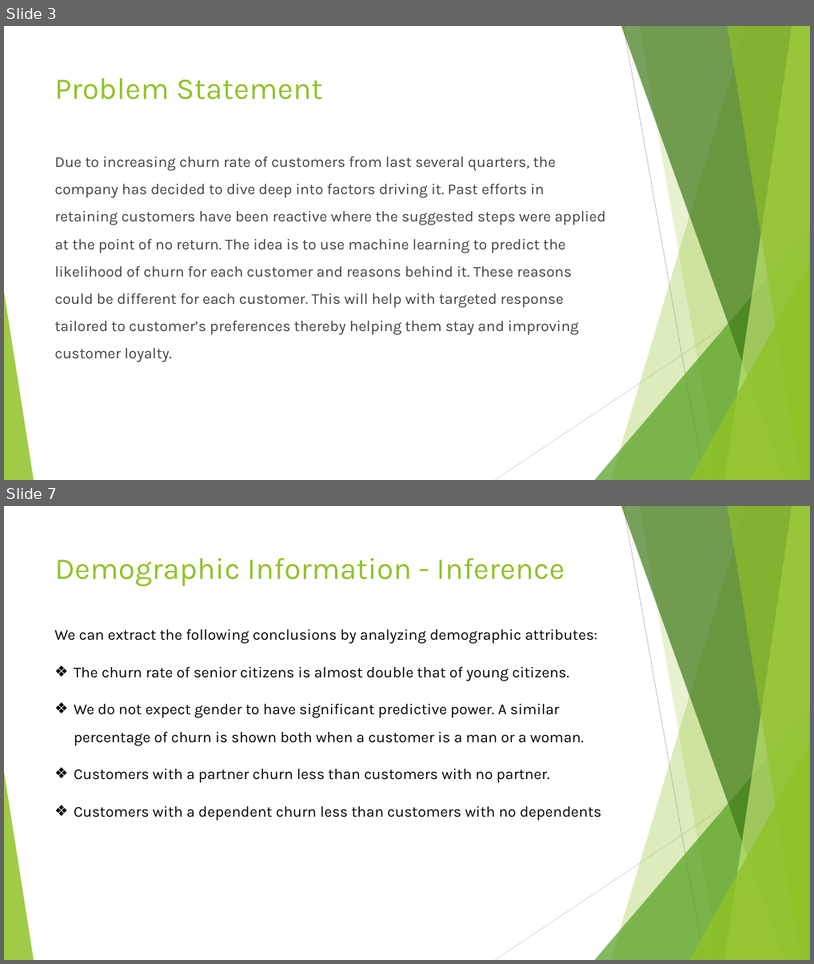
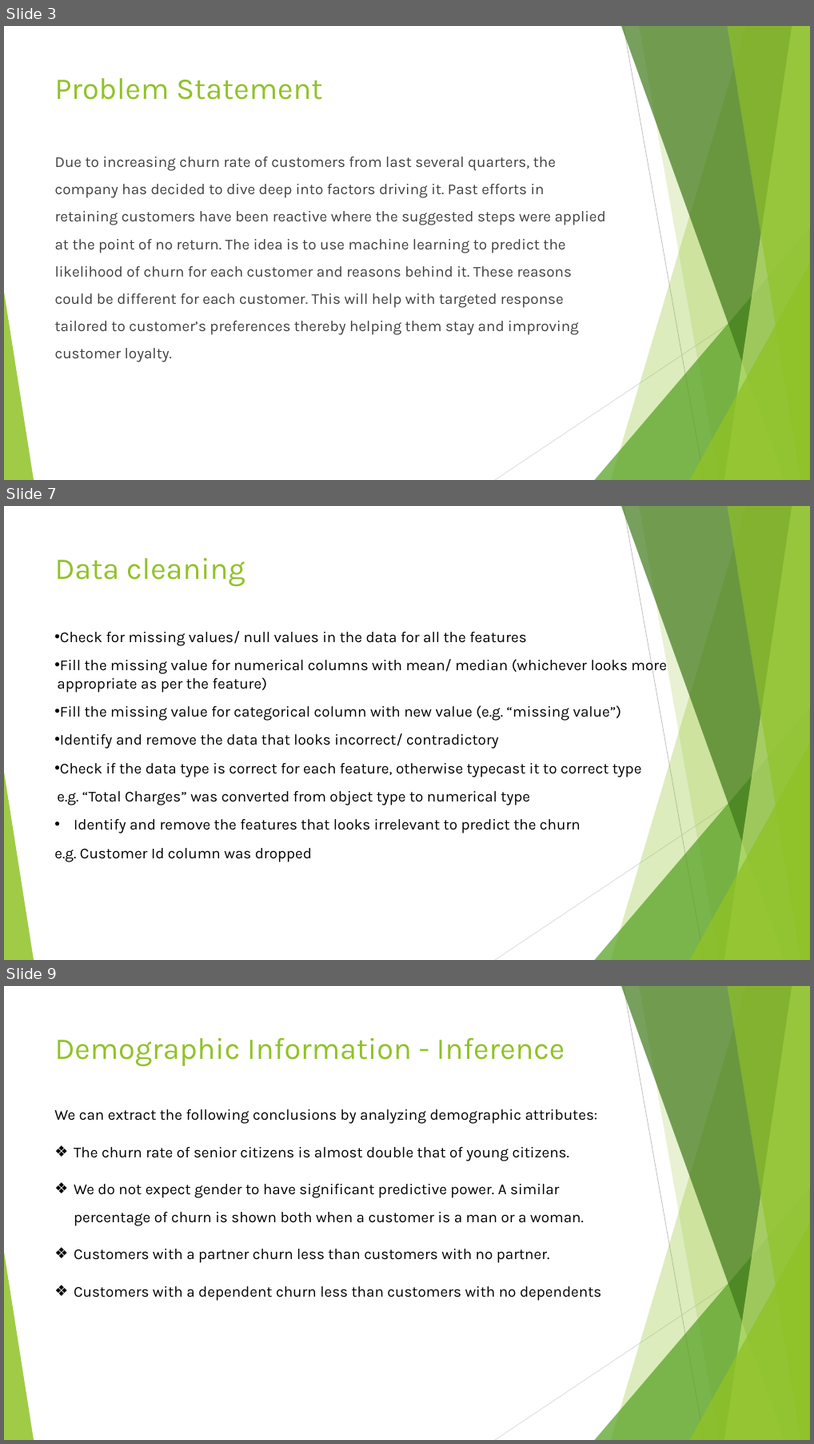
Before and after one commit to Prakul-github/Machine-Learning, a slide deck: Capstone_Project/Capstone project - Telecom Customer Churn.pptx. Shown one above the other, each under a label of ours: slides 3 and 7 before the commit, slides 3, 7 and 9 after it; the slides between them are not shown. The pictures are 814x964 and 814x1444 pixels, drawn with LibreOffice and Linux fonts; fonts in the diff are those of the drawing. Boxes give left, top, right and bottom in pixels: in the first picture for what was removed or moved away, otherwise in the second. Text is boxed around its words. In the diff, an @@ line names an element or a change of style, - is before the commit and + after.

```diff
--- a/Capstone_Project/Capstone project - Telecom Customer Churn.pptx
+++ b/Capstone_Project/Capstone project - Telecom Customer Churn.pptx
@@ slide 7 added at bbox=[4, 506, 810, 960], background #FFFFFF; not listed: 10 template elements that a slide beside it also shows @@
@@ title added at bbox=[55, 558, 245, 587], 36 pt, text #90C226 @@
+Data cleaning
@@ text added at bbox=[54, 631, 667, 862], 18 pt, text #000000 @@
+• Check for missing values/ null values in the data for all the features
+• Fill the missing value for numerical columns with mean/ median (whichever looks more appropriate as per the feature)
+• Fill the missing value for categorical column with new value (e.g. “missing value”)
+• Identify and remove the data that looks incorrect/ contradictory
+• Check if the data type is correct for each feature, otherwise typecast it to correct type
+e.g. “Total Charges” was converted from object type to numerical type
+• Identify and remove the features that looks irrelevant to predict the churn
+e.g. Customer Id column was dropped
@@ what was slide 7 is now slide 9 @@
```
Also in this commit, not shown: 3 slides changed, 1 other slide added.
